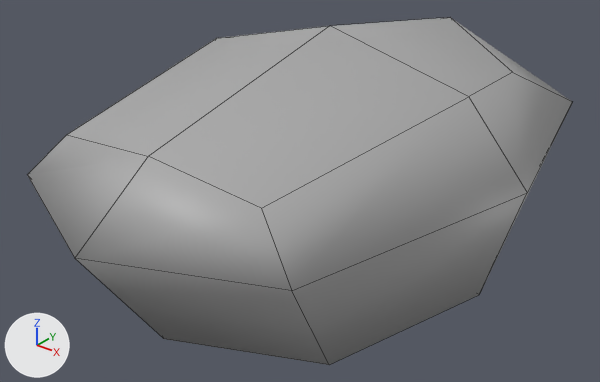
The FBX model Assets/Models/Desk/Mouse.fbx: old version first, new version second.
Rendered twice from a camera (50 mm lens) standing at (0.05371, -0.09513, 0.06591) and looking at (0.0498, -0.09025, 0.06288). The axes (+X, +Y, +Z) are drawn at lower left. The lights are the same throughout. Mesh edges are drawn as thin lines. Where no turn or scale is listed for an object, it has been applied to the vertices.

Names of what the first picture shows: 'Mouse'.
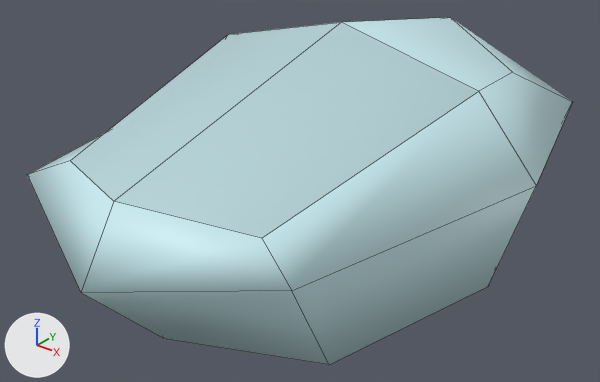
The newer file is also turned or shifted as a whole; pictures and numbers use the older file's frame.

Location of each change, [x1, y1, x2, y2] in pixels of the pictures (600 x 382 px; the box of a moved part takes in the faces that stretch with it):
'Mouse', reshaped, recoloured
    both: [27, 17, 573, 365]
part 1 of me_mesh, moved or reshaped
    before: [67, 26, 468, 208]
    after: [71, 22, 478, 238]
part 2 of me_mesh, moved or reshaped
    before: [261, 97, 527, 291]
    after: [30, 91, 536, 290]
part 3 of me_mesh, moved or reshaped
    before: [27, 135, 329, 365]
    after: [27, 161, 329, 365]
part 4 of me_mesh, moved or reshaped
    both: [292, 17, 573, 365]
part 5 of me_mesh, recoloured
    both: [451, 18, 571, 101]

What changed in the scene script:
```text
Add mat_mouse_color_2:
    mat_mouse_color_2 = principled_material('mouse_color_2')
    mat_mouse_color_2.base_color = (0.467, 0.663, 0.698)  # cyan #b6d5da
Add mat_mouse_color:
    mat_mouse_color = principled_material('mouse_color')
    mat_mouse_color.base_color = (0.592, 0.843, 0.89)  # cyan #caedf2
Change me_mesh:
    used by ob_mouse; location = (0.04986, -0.089947, 0.06328)
    remove me_mesh.from_pydata(...)  # 26 vertices, 24 faces; spans x -0.00177..0.00177, y -0.00259..0.00259, z -0.00094..0.00094
    add me_mesh.from_pydata(...)  # 26 vertices, 24 faces; spans x -0.00177..0.00177, y -0.00258..0.00259, z -0.00094..0.00094
    me_mesh part 1: the 1 vertex in x 0.0, y -0.00194, z 0.00049 is moved by (0.0, -0.00031, -0.0002)
    me_mesh part 2: all 2 vertices in x -0.00092..0.00092, y -0.0019, z 0.00039 are moved by (0.0, 0.0, -0.0002)
    me_mesh part 3: the 1 vertex in x 0.0, y -0.00259, z 0.00003 is moved by (0.0, 0.00001, -0.00026)
    me_mesh part 4: all 8 vertices in x -0.00177..0.00177, y 0.0, z -0.00094..0.00094 are moved by (0.0, 0.00015, 0.0)
    me_mesh part 5: 22 of the faces centred in x -0.00141..0.00141, y -0.00212..0.002, z -0.00094..0.00065 switch from mat_standardsurface1 (grey #aaaaaa) to mat_mouse_color (cyan #caedf2)
    add me_mesh.materials.append(mat_mouse_color_2)  # cyan #b6d5da
```
